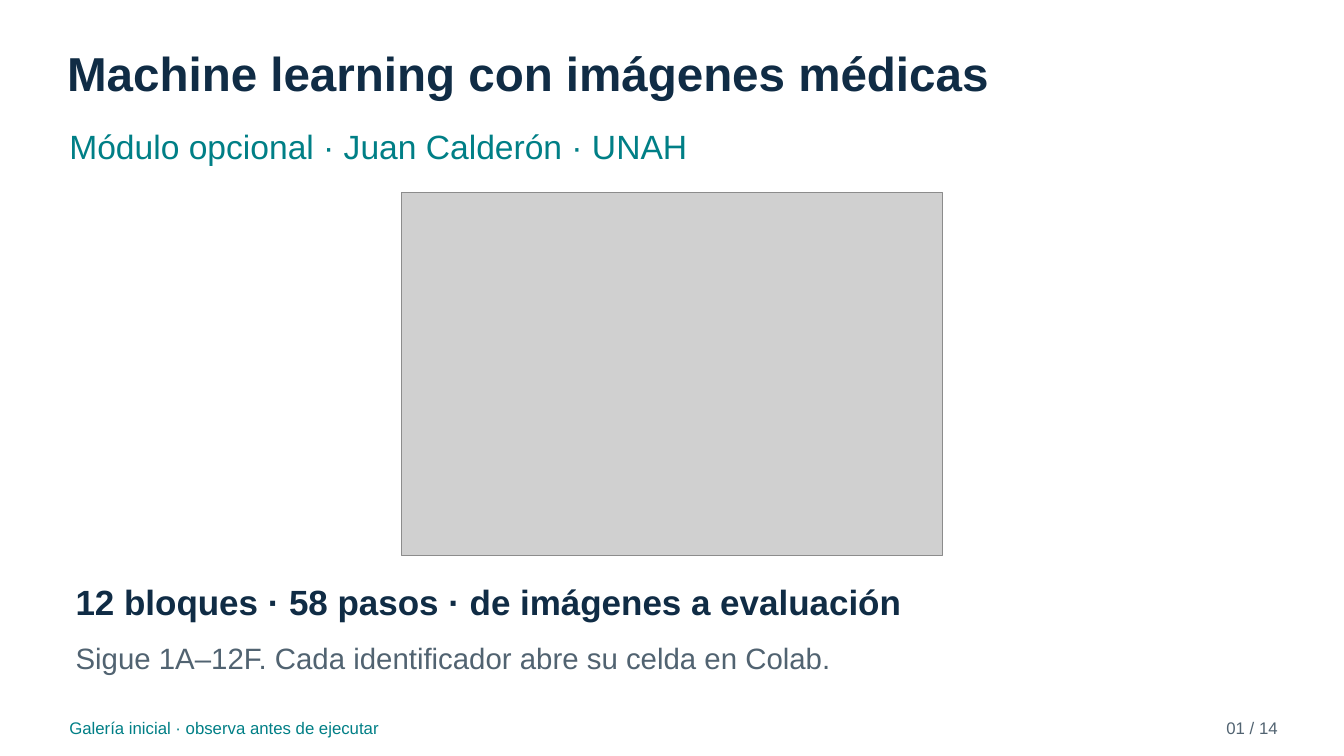
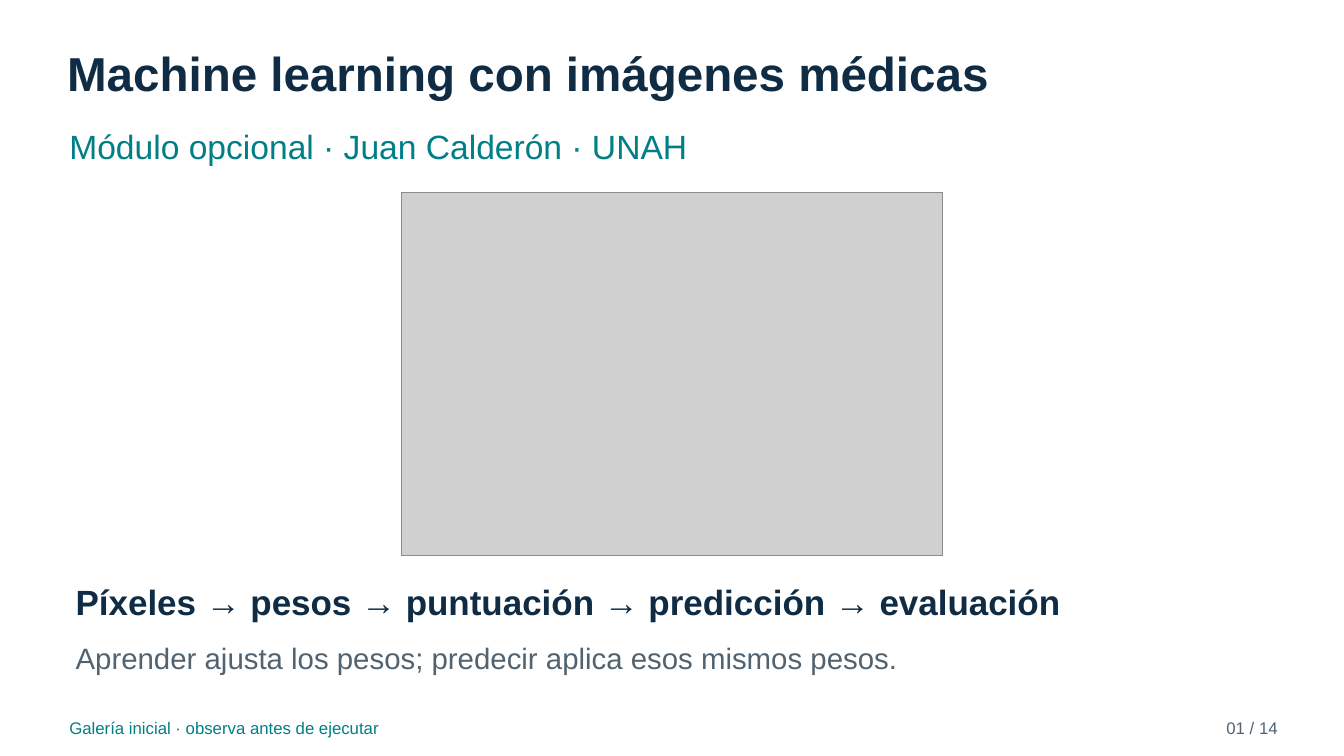
Before and after one commit to FisikMedik/taller-imagenes-medicas-python, a slide deck: slide 1 of Presentacion_modulo_ML.pptx. Drawn at 1344x756 pixels with LibreOffice and Linux fonts; fonts in the diff are those of the drawing; grey boxes stand for pictures. Boxes give left, top, right and bottom in pixels: in the first picture for what was removed or moved away, otherwise in the second. Text is boxed around its words. In the diff, an @@ line names an element or a change of style, - is before the commit and + after.

Commit message:
Explica ML paso a paso y anima el filtro 3×3
Reescribe las explicaciones junto al código, conecta píxeles, pesos y predicción, y usa botones para las demostraciones. Añade un filtro 3×3 con cálculo de cada salida. Elimina agendas y referencias internas repetidas; sincroniza cuadernos, tutorial, manuales, fuentes y presentaciones como documentación del taller realizado el 26 de noviembre a las 13:30 en Honduras.

```diff
--- a/Presentacion_modulo_ML.pptx
+++ b/Presentacion_modulo_ML.pptx
@@ text at (76,589,1061,622): text changed @@
-12 bloques · 58 pasos · de imágenes a evaluación
+Píxeles → pesos → puntuación → predicción → evaluación
@@ text at (76,647,897,675): text changed @@
-Sigue 1A–12F. Cada identificador abre su celda en Colab.
+Aprender ajusta los pesos; predecir aplica esos mismos pesos.
```
Also in this commit, not shown: 13 other slides changed, 18 other files.
